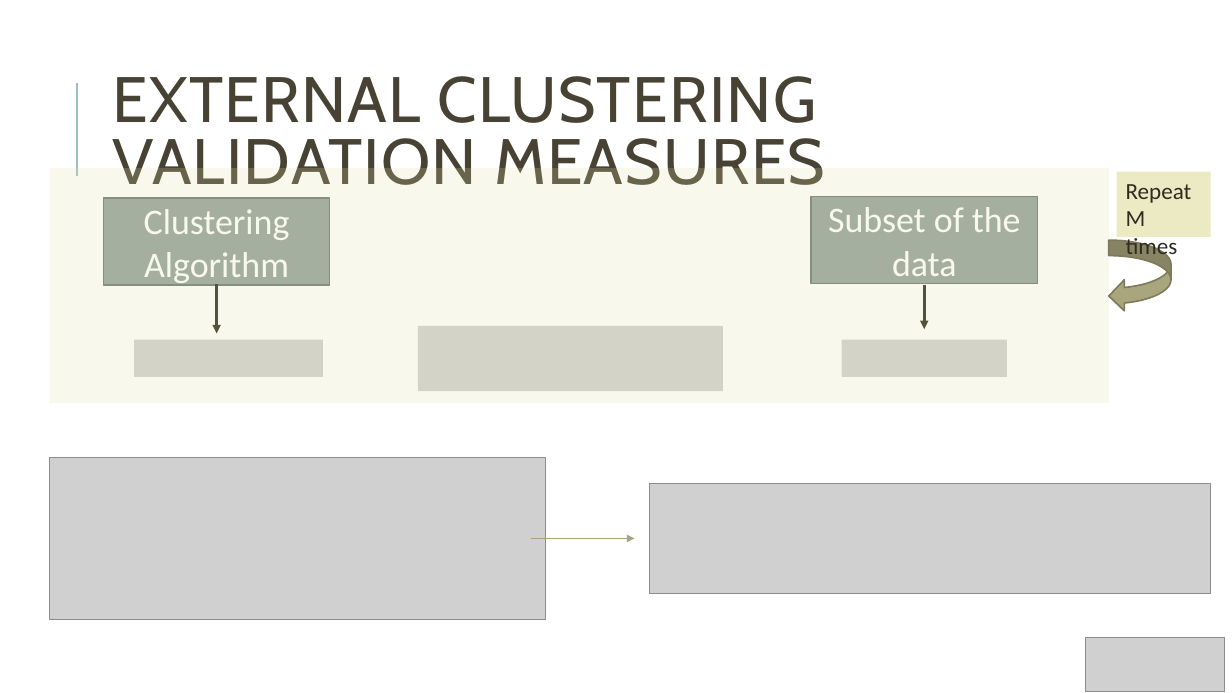
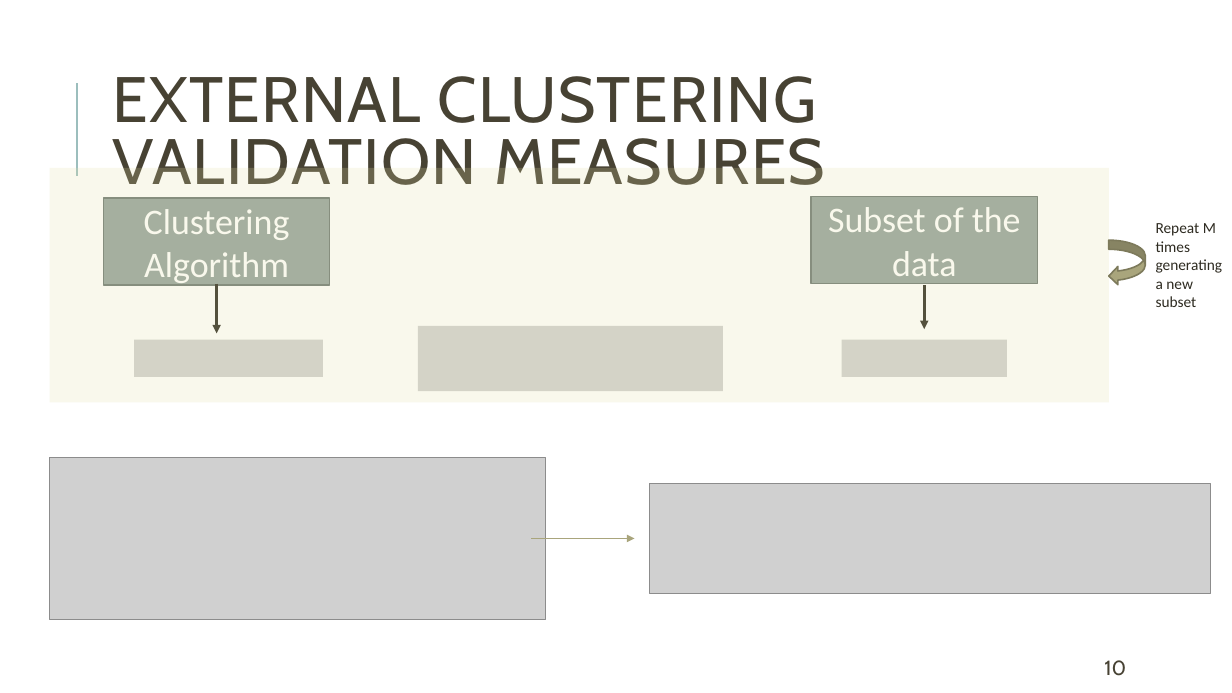
Before and after one commit to Nuno09/MscThesis, a slide deck: slide 10 of Dissertacao/apresentação_tese.pptx (slide 12 before the commit). Drawn at 1232x693 pixels with LibreOffice and Linux fonts; fonts in the diff are those of the drawing; grey boxes stand for pictures. Boxes give left, top, right and bottom in pixels: in the first picture for what was removed or moved away, otherwise in the second. Text is boxed around its words. In the diff, an @@ line names an element or a change of style, - is before the commit and + after.

```diff
--- a/Dissertacao/apresentação_tese.pptx
+++ b/Dissertacao/apresentação_tese.pptx
@@ text "Repeat M times": place and size @@
-text "Repeat M times" at (1116,172,1211,238)
+text "Repeat M times" at (1156,223,1223,307)
@@ text "Repeat M times" at (1156,223,1223,307): fill #E4E0A7 at 67% opacity to none @@
@@ text at (1156,223,1216,252): size 18 to 12 pt in "Repeat M times" @@
@@ curved left arrow: place and size @@
-curved left arrow at (1109,240,1171,311)
+curved left arrow at (1109,240,1146,286)
@@ text at (1156,259,1223,307): paragraph added @@
+generating a new subset
@@ picture removed at (1086,638,1226,691) @@
@@ page number added at (1104,660,1126,676), 16 pt, text #474233 @@
+10
```
Also in this commit, not shown: 41 other slides changed, 1 slide added, 11 slides removed.
